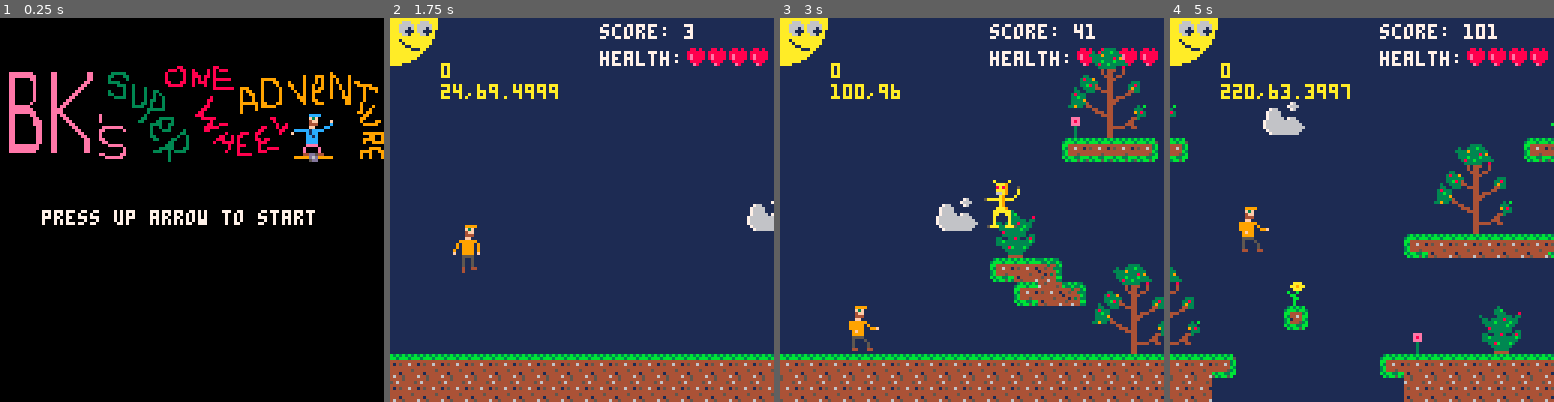
Above: before the commit, frames 1-4 (left to right).
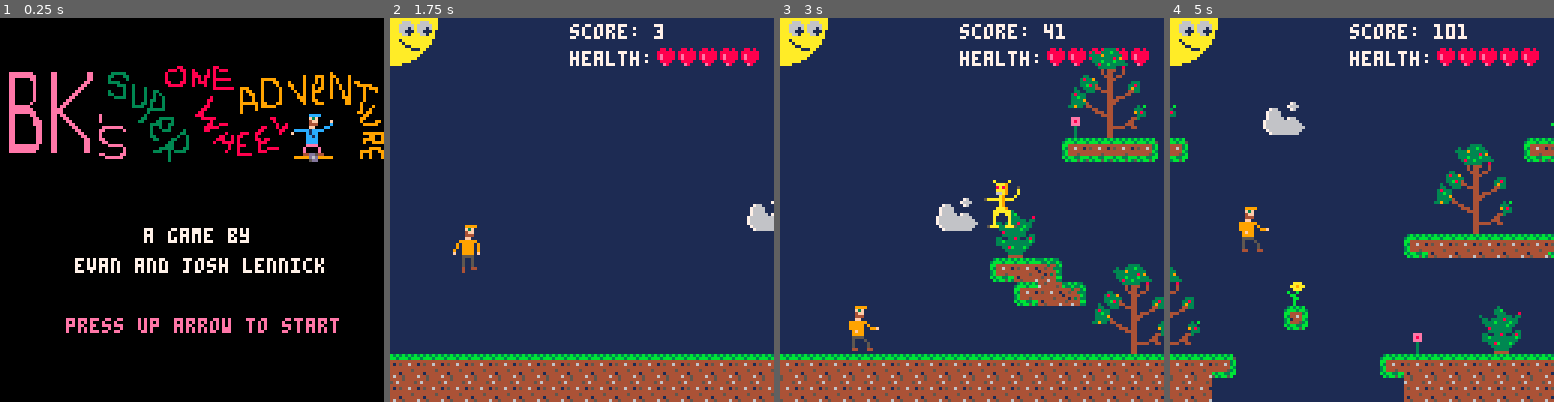
Above: after the commit, the same moments.

Repository: elennick/bksowa
Game: PICO-8 cartridge bksowa.p8
The game is run twice, just before and just after one commit, with the same random seed, the same clock (stepped at 60 frames per second) and the same inputs.
Inputs:
- Up to frame 1 (0.25 s): no input
- Up to frame 2 (1.75 s): tap X (X key) at 0.33, 1.07 s; tap O (Z key) at 0.7, 1.7 s; hold Right from 1.6 s (still down)
- Up to frame 3 (3 s): tap X (X key) at 1.85, 2.97 s; release Right at 2.1 s; tap O (Z key) at 2.1, 2.5, 2.9 s; hold Up 2.15-2.42 s; hold Right from 2.47 s (still down)
- Up to frame 4 (5 s): release Right at 3.03 s; hold Left 3.08-3.58 s; tap O (Z key) every 0.4 s from 3.3 to 4.9 s; hold Down 3.63-3.97 s; hold Right 4.02-4.68 s; tap X (X key) at 4.08 s; hold Up from 4.73 s (still down)

The runs differ from the first frame. In frame 1, 3.8% of the frame differs, in the area x 10-89%, y 50-83%; in frame 2, 2.3%; in frame 3, 2.1%; in frame 4, 2.6%.

Commit message:
cleaned up text screens and updated level 2 monster

Diff:
--- a/bksowa.p8
+++ b/bksowa.p8
@@ -10,7 +10,7 @@
   //99 = game over
 
   tslsc = 0 //time since last screen change
-  debug = true
+  debug = false
   finalscore = 0
 
   //levels
@@ -48,7 +48,7 @@
 
 function startgame()
   score = 0
-  health = 4
+  health = 5
   lthl = 0 //last time health lost
 
   startlevel(1)
@@ -204,11 +204,13 @@
 
     //player fell off the level
     if p.y > l[cl].y + 128 then
+      sfx(3)
       loadscreen(99)
     end
 
     //player ran out of health
     if health <= 0 then
+      sfx(3)
       loadscreen(99)
     end
   end
@@ -236,6 +238,7 @@
       if p.state=="jump2" then
         enemies[i].dead=true
         score+=100
+        sfx(4)
       elseif lthl>25 then
         health-=1
         lthl=0
@@ -333,11 +336,11 @@
 		  if s.x < 0 then s.x=1000 end
 		end
 
-		print("score: "..score, cx+70, l[cl].y+2, 7)
-
-		print("health:", cx+70, l[cl].y+11)
+		print("score: "..score, cx+60, l[cl].y+2, 7)
+
+		print("health:", cx+60, l[cl].y+11)
 		for i=1,health do
-		  spr(38, cx+91+(i*7), l[cl].y+9, 1, 1)
+		  spr(38, cx+81+(i*7), l[cl].y+9, 1, 1)
 		end
 
 		map(0, 0, 0, 0, 128, 48)
@@ -364,7 +367,10 @@
 		camera(0,0)
 		spr(192, 0, 16, 64, 64)
 	 color(7)
-	 print("press up arrow to start", 14, 64)
+	 print("a game by", 48, 70)
+	 print("evan and josh lennick", 25, 80)
+	 color(14)
+	 print("press up arrow to start", 22, 100)
 end
 
 function drawdeathscreen()
@@ -395,12 +401,12 @@
   color(7)
 
   if cl==1 then
-    print("the year is 2007 and bk",14,50)
+    print("the year is 2008 and bk",14,50)
     print("is lost in the woods!",14,60)
     print("help him escape before",14,70)
     print("before night falls!",14,80)
   elseif cl==2 then
-    print("the year is 2009 and bk",14,50)
+    print("the year is 2010 and bk",14,50)
     print("is snowboarding! help him",14,60)
     print("enjoy the day without",14,70)
     print("breaking his face!",14,80)
@@ -463,22 +469,22 @@
 00000050050000000004550005000000000000500005000000005000000050000000500000ccc00000c05000000050000000044ddd4400000000044d5d440000
 00000040044000000004000004000000000000440004400000c05000000050c00000500ccc000000000ccccccc0050c000099995659999000009999d6d999900
 000000400000000000000000040000000000000000000000000ccccccccccc00000cccc0000000000000000000cccc000000000ddd0000000000000d5d000000
-00000a0000a0000000000000000000000000005555000000000000099990000000000000888800000000000cccc0000000000000000000000000000cccc00000
-000000aaa9000000000000600600000000000034340000000000000f3f00000000000000f3f000000000000f3f00000000000099999000000000000f3f000000
-0000008a890005000000006666000000040000444500000000000004ff000f00000000004ff0000000000004ff0000f00000000ffff0000000000004ff0000f0
-000000aaa9000a000000006c0600000000e0005555000000000000044400090000000000444008f00000000444000c000000000ff8f000f000000004440000c0
-00000066a9000a000000006666000000000ee004400000000000000ff000900000000000f00080000000000ff000c0000000000fff4000900000000ff000cc00
-0000000a9000a000005000688600050000000eee1eee0000000000999999000000000088888800f0000000c1cccc0000f00090044440009000ccccc1cccc0000
-005aaaaa9aaa0000000600066000600000000eee1ee0e00000000099990000000000008888800800000004c1cc000f0009090900ff0009000f0004c1cc000000
-0000000a90000000000066666666000000000ee1eee0e000000000999999f0000000008888888000000044cc1cccc0000090009999999000000044cc1c000000
-0000000a900000000000006666000000000000eeee00e00000000099990000000000008888800000000044cccc0000000080009999900000000044cccc000000
-000000aaa90000000000006666000000000000eeee00400000000099990000000000008888800000000000cccc0000000000009999900000000000cccc000000
-00000aaaaaa000000000006666000000000000555500660000000055550000000000005555500000000000eeee0000000800009999900000000000eeee000000
-00000aa00aa00000000000600600000000000050050600600000005000500000000005000005000000000e0000e00000000800999990000000000e0000e00000
-00000a0000a000000000006006000000000000500506666000000050000500000000500000005c0000000e0000e00000000000999990000000000e0000e00000
-00000a0000a000000000006006000000000000500506666000045500000500000000500000ccc0000000044ddd44990000008005550000000000044dd5440000
-00000a0000a000000000006006000000000000500500000000400000000440000000500ccc000000000009956599000004000005050000400009999d6d999900
-0005aaa00aaa5000000056605600000000000250250000000000000000000000000cccc0000000000009900ddd000000004555550555554000000005dd000000
+00000a0000a0000000000777777000000000005555000000000000099990000000000000888800000000000cccc0000000000000000000000000000cccc00000
+000000aaa9000000000077ccccc7000000000034340000000000000f3f00000000000000f3f000000000000f3f00000000000099999000000000000f3f000000
+0000008a89000500000067c1c1c70000040000444500000000000004ff000f00000000004ff0000000000004ff0000f00000000ffff0000000000004ff0000f0
+000000aaa9000a00000077ccccc7000000e0005555000000000000044400090000000000444008f00000000444000c000000000ff8f000f000000004440000c0
+00000066a9000a00000077c00c770000000ee004400000000000000ff000900000000000f00080000000000ff000c0000000000fff4000900000000ff000cc00
+0000000a9000a000000007c77c70000000000eee1eee0000000000999999000000000088888800f0000000c1cccc0000f00090044440009000ccccc1cccc0000
+005aaaaa9aaa0000c00007c77c70000000000eee1ee0e00000000099990000000000008888800800000004c1cc000f0009090900ff0009000f0004c1cc000000
+0000000a90000000077776c77c77777000000ee1eee0e000000000999999f0000000008888888000000044cc1cccc0000090009999999000000044cc1c000000
+0000000a90000000000007c76c70000c000000eeee00e00000000099990000000000008888800000000044cccc0000000080009999900000000044cccc000000
+000000aaa9000000000007c77c700000000000eeee00400000000099990000000000008888800000000000cccc0000000000009999900000000000cccc000000
+00000aaaaaa0000000000c77c7700000000000555500660000000055550000000000005555500000000000eeee0000000800009999900000000000eeee000000
+00000aa00aa00000000000777700000000000050050600600000005000500000000005000005000000000e0000e00000000800999990000000000e0000e00000
+00000a0000a000000000060000600000000000500506666000000050000500000000500000005c0000000e0000e00000000000999990000000000e0000e00000
+00000a0000a000000000070000700000000000500506666000045500000500000000500000ccc0000000044ddd44990000008005550000000000044dd5440000
+00000a0000a000000000070000700000000000500500000000400000000440000000500ccc000000000009956599000004000005050000400009999d6d999900
+0005aaa00aaa50000000c7000c70000000000250250000000000000000000000000cccc0000000000009900ddd000000004555550555554000000005dd000000
 00000000000000000000000000000000000000000000000000000000000000000000000000000000000000000000000000000000000000000000000000000000
 00000000000000000000000000000000000000000000000000000000000000000000000000000000000000000000000000000000000000000000000000000000
 00000000000000000000000000000000000000000000000000000000000000000000000000000000000000000000000000000000000000000000000000000000
@@ -674,7 +680,7 @@
 
 
 __gff__
-0000010101010100000000000000000000000101010101000000000000000000000001010101000000000000000000000000010101010100000000000000000100000000000000000000000000000000000000000000000000000000000000000202020202020000000000000000000002020202020200000000000000000000
+0000010101010100000000000000000000000101010101000000000000000000000001010101000000000000000000000000010101010100000000000000000100000000000000000000000000000000000000000000000000000000000000000202000002020000000000000000000002020000020200000000000000000000
 0000000000000000000000000000000000000000000000000000000000000000000000000000000000000000000000000000000000000000000000000000000000000000000000000000000000000000000000000000000000000000000000000000000000000000000000000000000000000000000000000000000000000000
 __map__
 0000000000000000000000000000000000000000000000000000000000000000000000000000000000000000000000000000000000000000000000000000000000000000000000000000000000000000000000000000000000000000000000000000000000000000000000000000000000000000000000000000000000000000
Not shown, changed: the sound effects (__sfx__) section of bksowa.p8
